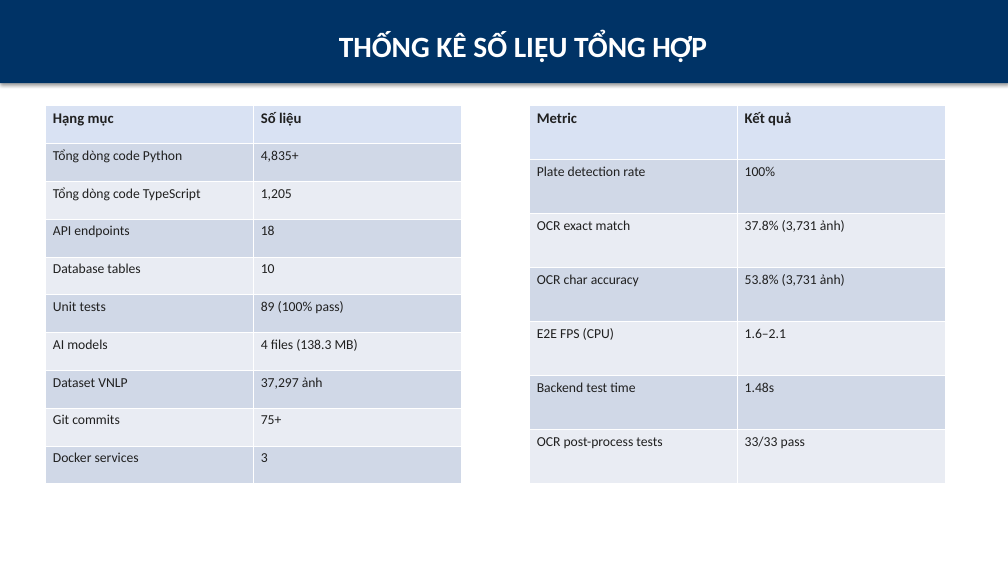
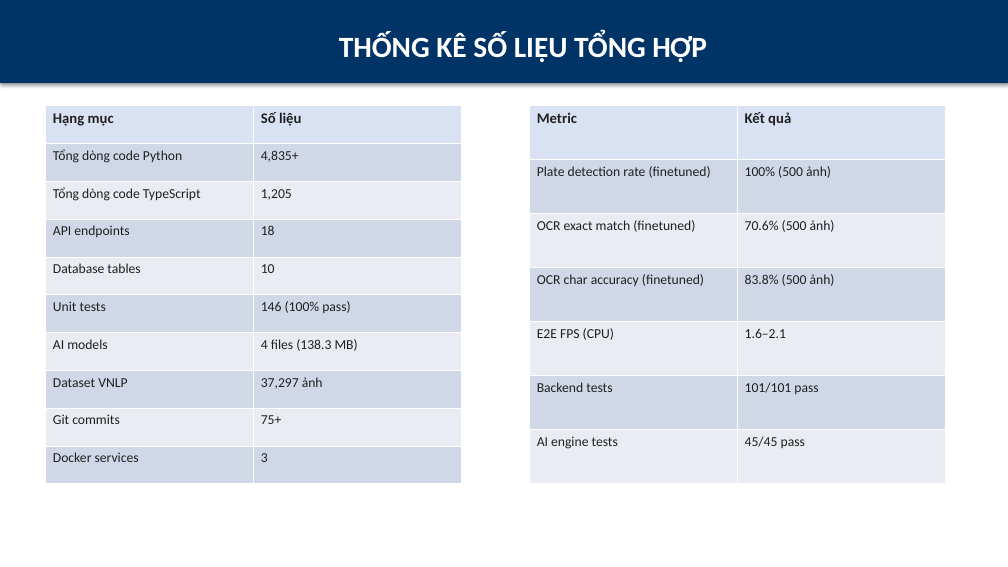
Before and after one commit to ukelele0718/bienso, a slide deck: slide 23 of slides/bao-ve-do-an.pptx. Drawn at 1008x567 pixels with LibreOffice and Linux fonts; fonts in the diff are those of the drawing. Boxes give left, top, right and bottom in pixels: in the first picture for what was removed or moved away, otherwise in the second. Text is boxed around its words. In the diff, an @@ line names an element or a change of style, - is before the commit and + after.

Commit message:
docs: slides + E2E integration + full 3,731 eval reports
Agent G (E2E integration):
- E2E comparison on trungdinh22-demo.mp4 (300 frames)
- Baseline v5: 11.7 FPS, 23 events
- Finetuned v8: 20.3 FPS (+73%), 18 events (cleaner)
- Both find same 2 unique plates

Agent H (full 3,731 eval):
- Confirmed: Detection 89.2% → 99.9%, Exact 37.8% → 68.7%, Char 53.8% → 82.4%
- Error analysis: 0% no-detect (detector perfect), 83% char confusion → OCR is new bottleneck

Agent I (slides update):
- Slide 19: baseline vs finetuned comparison table
- Slide 20: rebranded to 'Fine-tune YOLOv8n' with +32.7pp callout
- Slide 23: tests 89 → 146
- Slide 24: new achievement bullet
- 27 slides, 2375 KB

```diff
--- a/slides/bao-ve-do-an.pptx
+++ b/slides/bao-ve-do-an.pptx
@@ table at [45, 106, 461, 484] @@
-row 6, column 2: 89 (100% pass)
+row 6, column 2: 146 (100% pass)
@@ table at [529, 106, 945, 484] @@
-row 2, column 1: Plate detection rate
+row 2, column 1: Plate detection rate (finetuned)
-row 2, column 2: 100%
+row 2, column 2: 100% (500 ảnh)
-row 3, column 1: OCR exact match
+row 3, column 1: OCR exact match (finetuned)
-row 3, column 2: 37.8% (3,731 ảnh)
+row 3, column 2: 70.6% (500 ảnh)
-row 4, column 1: OCR char accuracy
+row 4, column 1: OCR char accuracy (finetuned)
-row 4, column 2: 53.8% (3,731 ảnh)
+row 4, column 2: 83.8% (500 ảnh)
-row 6, column 1: Backend test time
+row 6, column 1: Backend tests
-row 6, column 2: 1.48s
+row 6, column 2: 101/101 pass
-row 7, column 1: OCR post-process tests
+row 7, column 1: AI engine tests
-row 7, column 2: 33/33 pass
+row 7, column 2: 45/45 pass
```
Also in this commit, not shown: 1 other slide changed, 2 slides added, 2 slides removed, 4 other files.
